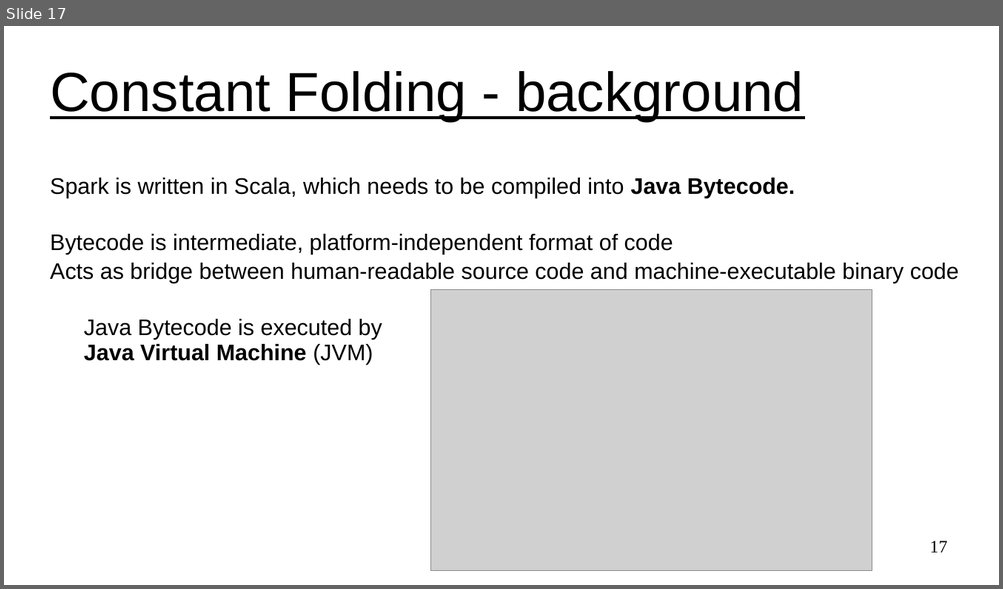
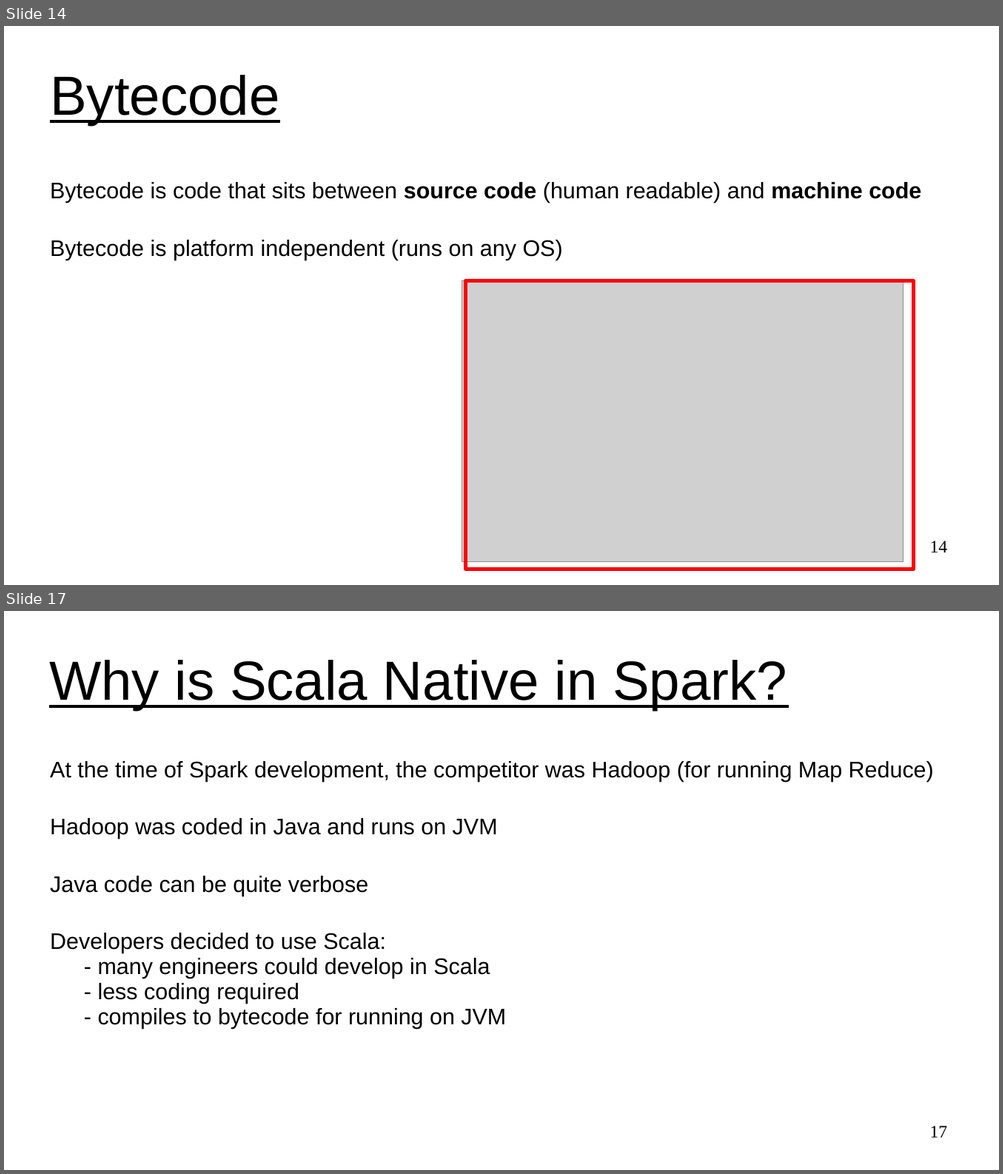
Before and after one commit to UVADS/distributed_computing, a slide deck: 03_dataframes_and_spark_sql/content_catalyst_optimizer/catalyst_optimizer_for_spark_sql.ppt. Shown one above the other, each under a label of ours: slide 17 before the commit, slides 14 and 17 after it; the slides between them are not shown. The pictures are 1003x589 and 1003x1174 pixels, drawn with LibreOffice and Linux fonts; fonts in the diff are those of the drawing; grey boxes stand for pictures. Boxes give left, top, right and bottom in pixels: in the first picture for what was removed or moved away, otherwise in the second. Text is boxed around its words. In the diff, an @@ line names an element or a change of style, - is before the commit and + after.

```diff
--- a/03_dataframes_and_spark_sql/content_catalyst_optimizer/catalyst_optimizer_for_spark_sql.ppt
+++ b/03_dataframes_and_spark_sql/content_catalyst_optimizer/catalyst_optimizer_for_spark_sql.ppt
@@ slide 17 added at [4, 611, 999, 1170], background #FFFFFF @@
@@ text added at [49, 660, 787, 710], 44 pt, text #000000, underline @@
+Why is Scala Native in Spark?
@@ subtitle added at [50, 818, 506, 1029], 18 pt, text #000000 @@
+At the time of Spark development, the competitor was Hadoop (for running Map Reduce)
+Hadoop was coded in Java and runs on JVM
+Java code can be quite verbose
+Developers decided to use Scala:
+- many engineers could develop in Scala
+- less coding required
+- compiles to bytecode for running on JVM
@@ page number added at [930, 1126, 948, 1138], 14 pt, text #000000 @@
+17
@@ what was slide 17 is now slide 14 @@
@@ slide 14 changed as well @@
@@ title at [50, 75, 279, 125]: text changed @@
-Constant Folding - background
+Bytecode
@@ subtitle removed at [50, 178, 959, 365] @@
-Spark is written in Scala, which needs to be compiled into Java Bytecode.
-Bytecode is intermediate, platform-independent format of code
-Acts as bridge between human-readable source code and machine-executable binary code
-Java Bytecode is executed by
-Java Virtual Machine (JVM)
@@ subtitle added at [50, 182, 921, 261], 18 pt, text #000000 @@
+Bytecode is code that sits between source code (human readable) and machine code
+Bytecode is platform independent (runs on any OS)
@@ picture: place and size @@
-picture at [431, 289, 872, 571]
+picture at [461, 281, 903, 563]
@@ rectangle added at [466, 281, 913, 569], outline #FF0000 2.89 pt @@
@@ page number at [930, 541, 948, 553]: text changed @@
-17
+14
```
Also in this commit, not shown: 6 other slides changed, 7 other slides added, 3 slides removed.
